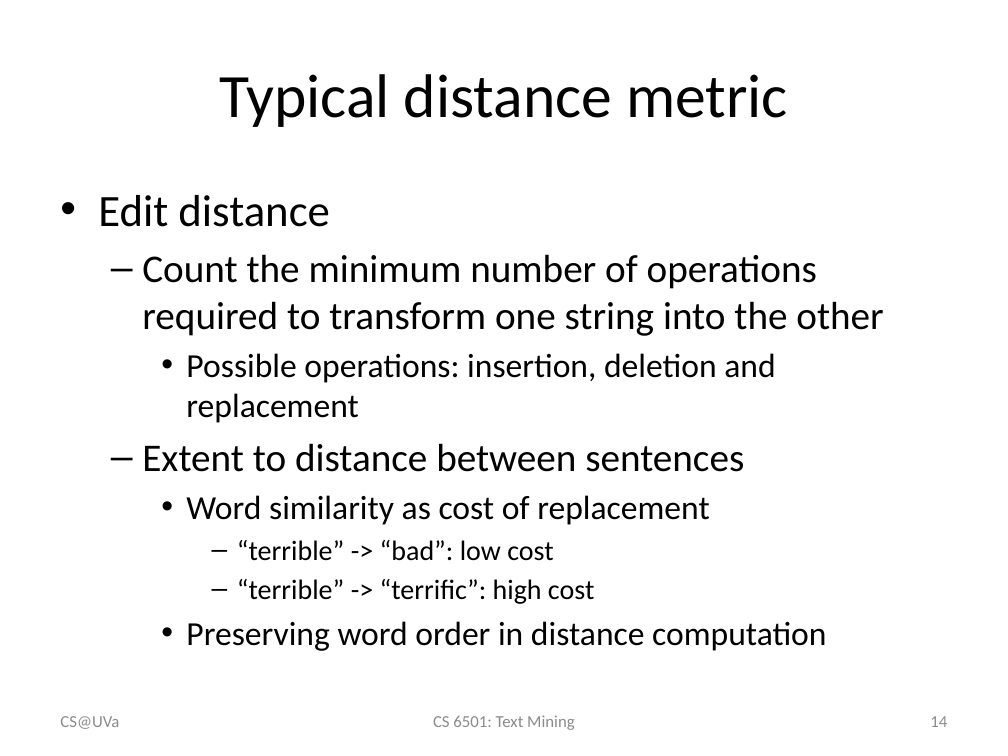
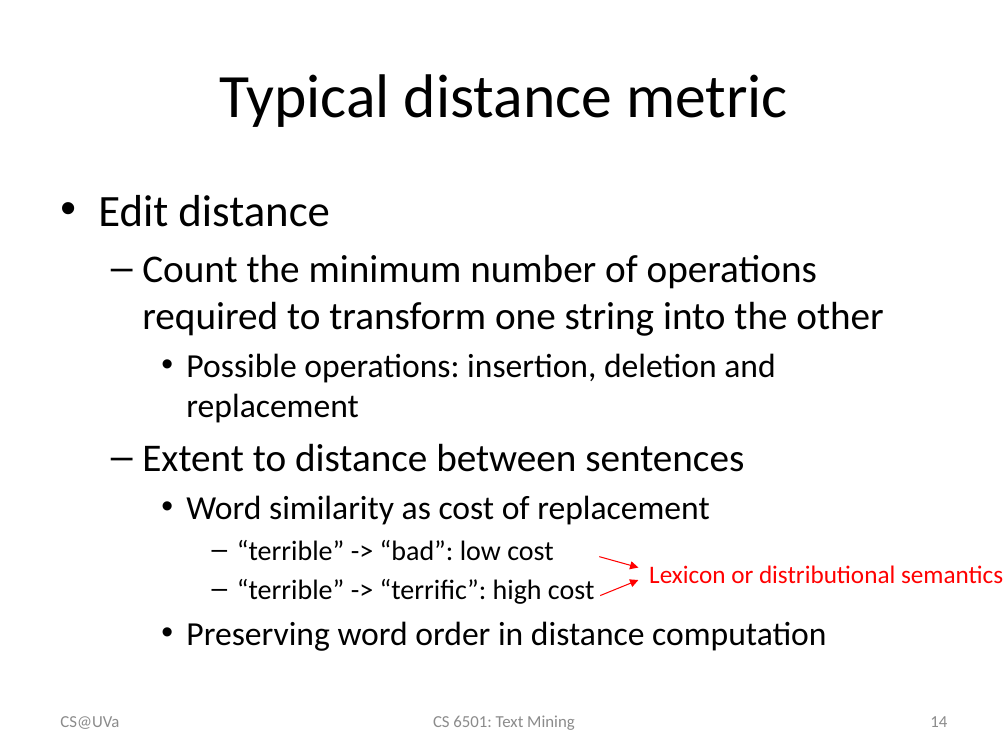
Before and after one commit to wang296/CS6501-Text-Mining, a slide deck: slide 14 of docs/TextClustering.pptx. Drawn at 1008x756 pixels with LibreOffice and Linux fonts; fonts in the diff are those of the drawing. Boxes give left, top, right and bottom in pixels: in the first picture for what was removed or moved away, otherwise in the second. Text is boxed around its words. In the diff, an @@ line names an element or a change of style, - is before the commit and + after.

```diff
--- a/docs/TextClustering.pptx
+++ b/docs/TextClustering.pptx
@@ arrow added from (600, 556) to (638, 568), #FF0000 0.75 pt @@
@@ text added at (x1=649, y1=565, x2=1003, y2=584), 18 pt, text #FF0000 @@
+Lexicon or distributional semantics
@@ arrow added from (600, 596) to (638, 580), #FF0000 0.75 pt @@
```
Also in this commit, not shown: 3 other slides changed, 9 other files.
